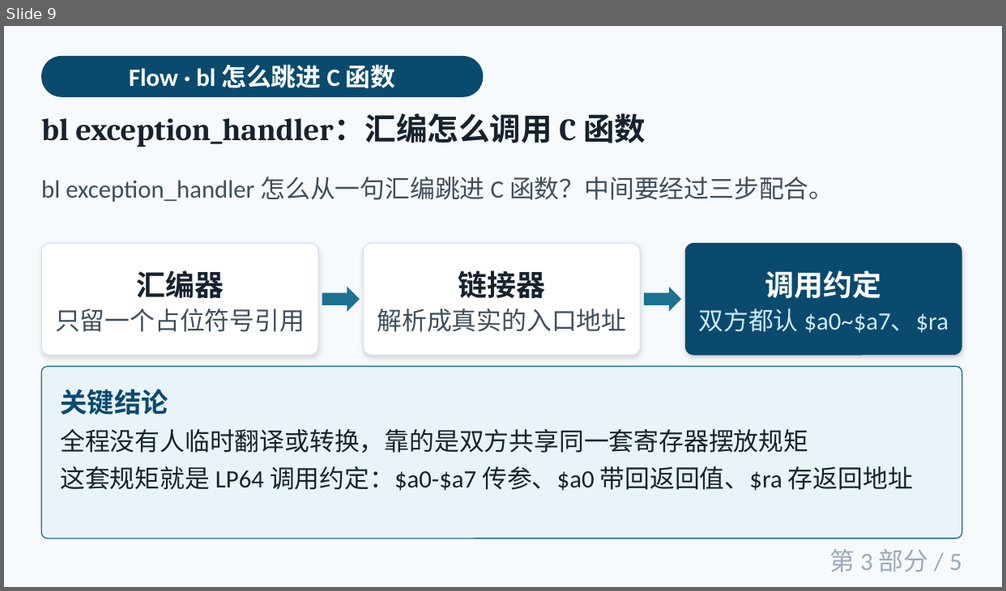
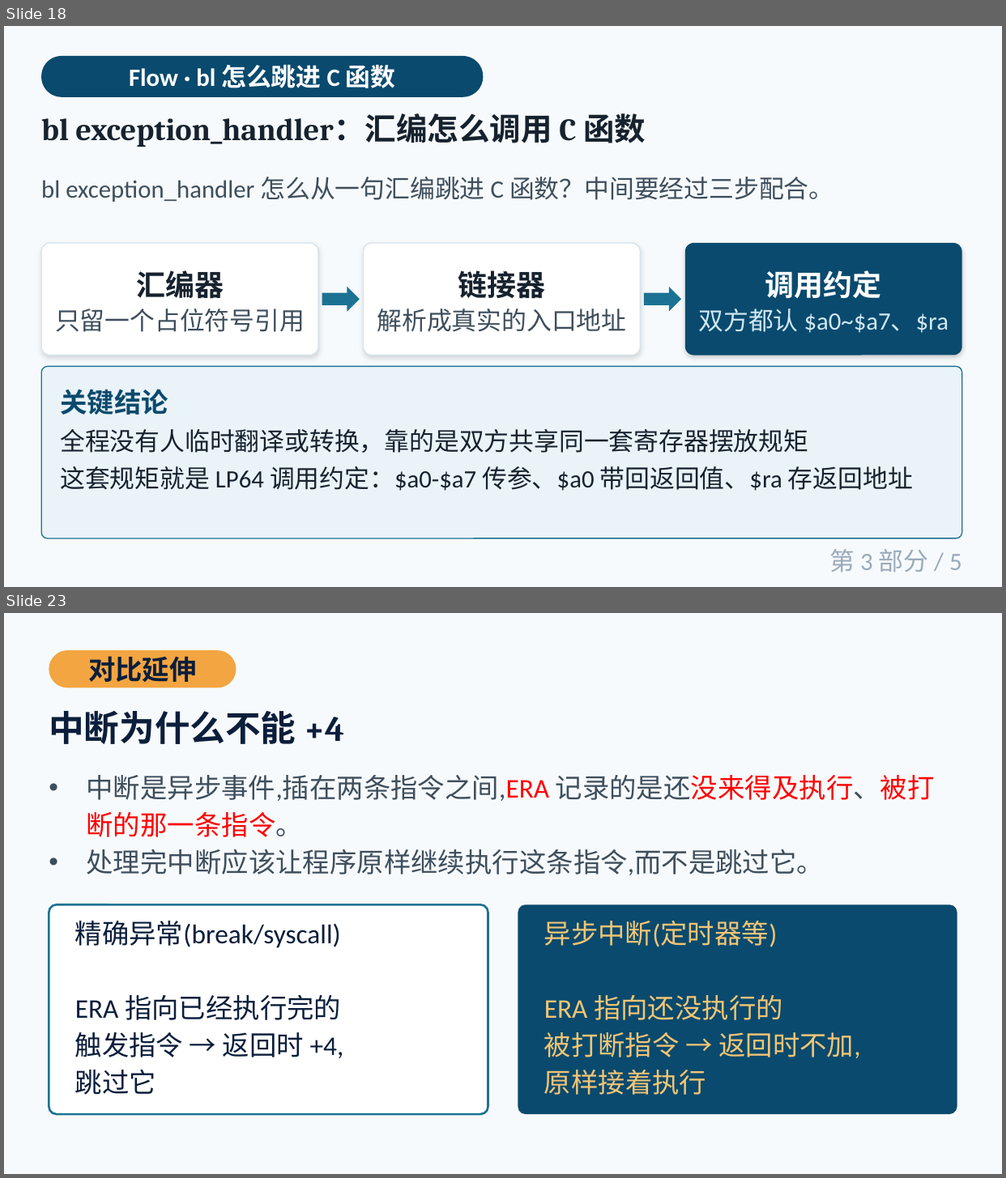
Before and after one commit to cxi218447-byte/miniOS, a slide deck: docs/09/week09_异常与中断_第1-2部分.pptx. Shown one above the other, each under a label of ours: slide 9 before the commit, slides 18 and 23 after it; the slides between them are not shown. The pictures are 1006x591 and 1006x1178 pixels, drawn with LibreOffice and Linux fonts; fonts in the diff are those of the drawing. Boxes give left, top, right and bottom in pixels: in the first picture for what was removed or moved away, otherwise in the second. Text is boxed around its words. In the diff, an @@ line names an element or a change of style, - is before the commit and + after.

```diff
--- a/docs/09/week09_异常与中断_第1-2部分.pptx
+++ b/docs/09/week09_异常与中断_第1-2部分.pptx
@@ slide 23 added at <box>4,613,1002,1174</box>, background #F7FAFC @@
@@ rounded rectangle added at <box>49,650,236,688</box>, fill #F2A541 @@
@@ text added at <box>88,656,196,682</box>, 26 pt, text #0B1E3B, bold @@
+对比延伸
@@ text added at <box>49,711,344,744</box>, 34 pt, text #0B1E3B, bold @@
+中断为什么不能 +4
@@ text added at <box>87,775,935,875</box>, 26 pt, text #3E4E5C @@
+• 中断是异步事件,插在两条指令之间,ERA 记录的是还没来得及执行、被打断的那一条指令。
+• 处理完中断应该让程序原样继续执行这条指令,而不是跳过它。
@@ rounded rectangle added at <box>49,905,488,1114</box>, fill #FFFFFF, outline #1C7293 2 pt @@
@@ text added at <box>75,921,344,1095</box>, 26 pt, text #0B1E3B @@
+精确异常(break/syscall)
+ERA 指向已经执行完的
+触发指令 → 返回时 +4,
+跳过它
@@ rounded rectangle added at <box>518,905,957,1114</box>, fill #0A4A6E @@
@@ text added at <box>544,921,860,1095</box>, 26 pt, text #F2C574 @@
+异步中断(定时器等)
+ERA 指向还没执行的
+被打断指令 → 返回时不加,
+原样接着执行
@@ what was slide 9 is now slide 18 @@
```
Also in this commit, not shown: 4 slides changed, 40 other slides added, 8 slides removed, 6 other files.
